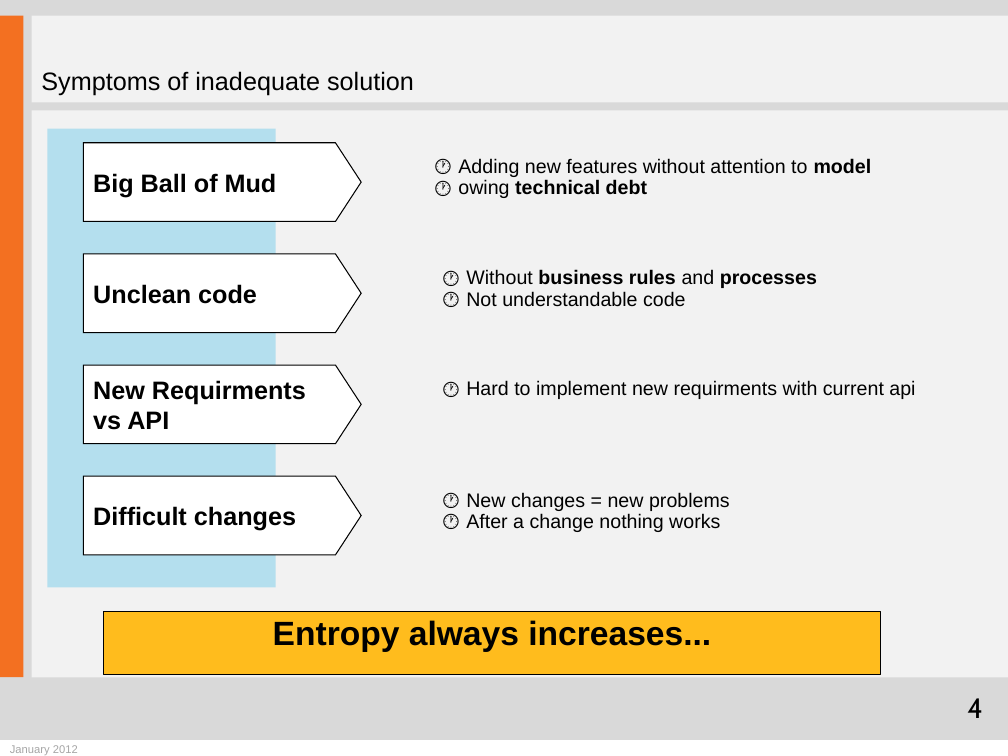
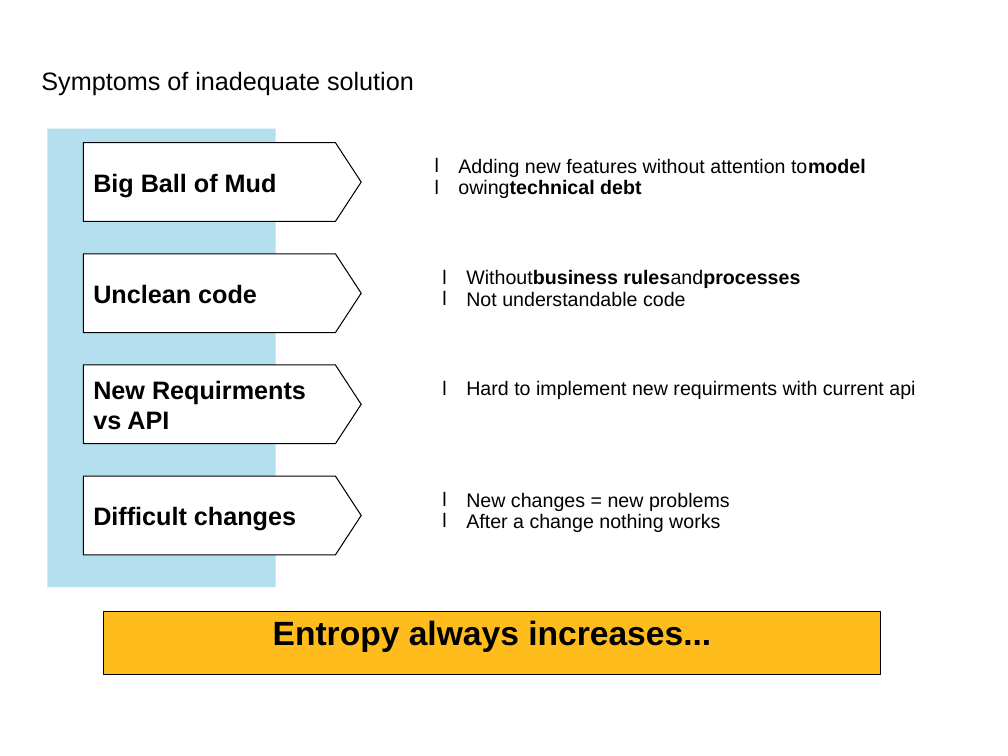
Before and after one commit to zrezur/MyPresentations, a slide deck: slide 4 of Domain driven design_1_en.pptx. Drawn at 1008x756 pixels with LibreOffice and Linux fonts; fonts in the diff are those of the drawing; background and template pictures are left out. Boxes give left, top, right and bottom in pixels: in the first picture for what was removed or moved away, otherwise in the second. Text is boxed around its words. In the diff, an @@ line names an element or a change of style, - is before the commit and + after.

```diff
--- a/Domain driven design_1_en.pptx
+++ b/Domain driven design_1_en.pptx
@@ background #D9D9D9 to picture (left out) @@
@@ rectangle removed at (x1=0, y1=16, x2=23, y2=677) @@
@@ rectangle removed at (x1=31, y1=16, x2=1008, y2=103) @@
@@ rectangle removed at (x1=31, y1=111, x2=1008, y2=677) @@
@@ text at (x1=458, y1=158, x2=866, y2=198): text changed @@
-    🕐 Adding new features without attention to model
-    🕐 owing technical debt
+    l Adding new features without attention tomodel
+    l owingtechnical debt
@@ text at (x1=466, y1=269, x2=800, y2=288): text changed @@
-    🕐 Without business rules and processes
+    l Withoutbusiness rulesandprocesses
@@ text "Hard to implement new requirments ..." at (x1=466, y1=380, x2=915, y2=399): bullet 🕐 to l @@
@@ text "New changes = new problems" at (x1=466, y1=492, x2=730, y2=532): bullet 🕐 to l @@
@@ page number removed at (x1=967, y1=698, x2=983, y2=718) @@
-4
@@ rectangle removed at (x1=0, y1=740, x2=1008, y2=756) @@
@@ text removed at (x1=10, y1=745, x2=78, y2=755) @@
-January 2012
```
Also in this commit, not shown: 10 other slides changed, 5 slides added.
